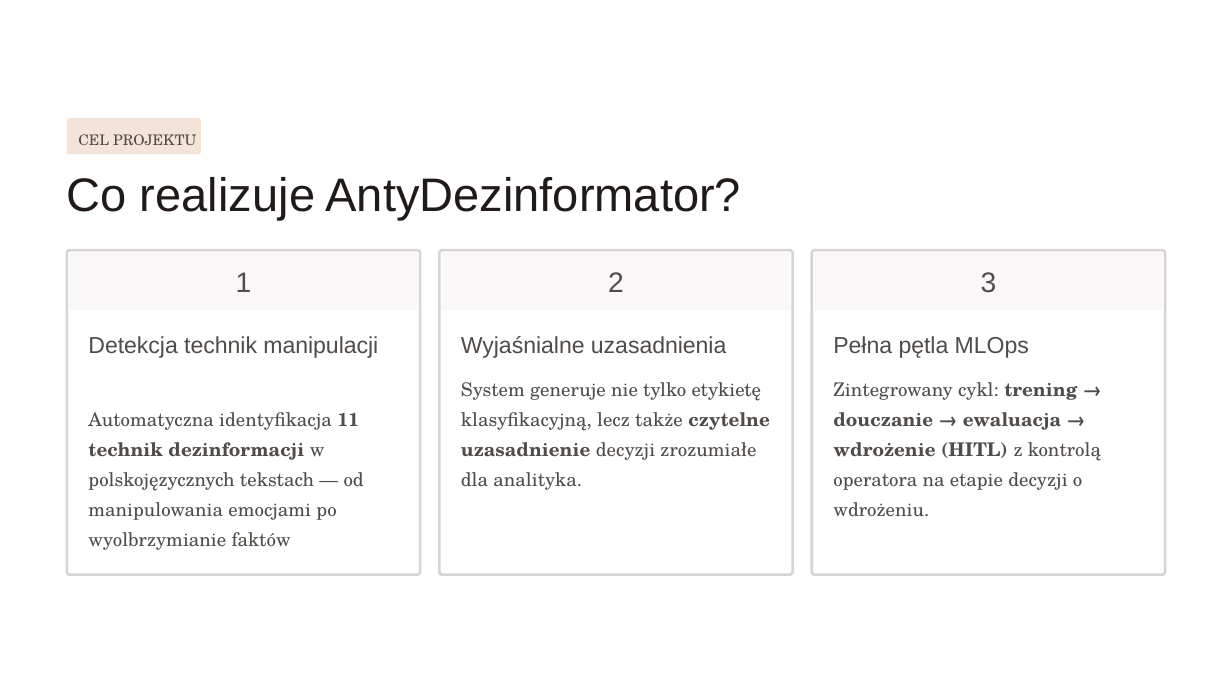
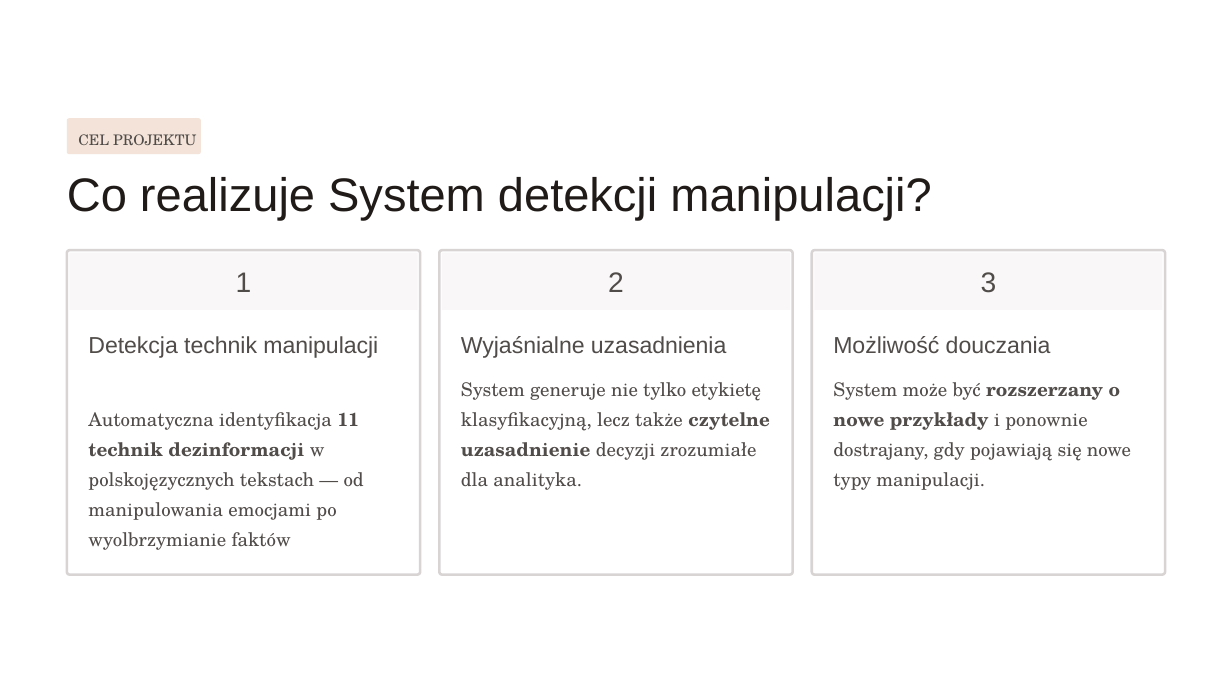
Before and after one commit to vp-1591/projekt-inzynierski, a slide deck: slide 3 of documentation/Projekt_43995.pptx (slide 2 before the commit). Drawn at 1232x693 pixels with LibreOffice and Linux fonts; fonts in the diff are those of the drawing. Boxes give left, top, right and bottom in pixels: in the first picture for what was removed or moved away, otherwise in the second. Text is boxed around its words. In the diff, an @@ line names an element or a change of style, - is before the commit and + after.

```diff
--- a/documentation/Projekt_43995.pptx
+++ b/documentation/Projekt_43995.pptx
@@ text at bbox=[67, 177, 931, 221]: text changed @@
-Co realizuje AntyDezinformator?
+Co realizuje System detekcji manipulacji?
@@ text at bbox=[833, 336, 1051, 353]: text changed @@
-Pełna pętla MLOps
+Możliwość douczania
@@ text at bbox=[833, 382, 1131, 490]: text changed @@
-Zintegrowany cykl: trening → douczanie → ewaluacja → wdrożenie (HITL) z kontrolą operatora na etapie decyzji o wdrożeniu.
+System może być rozszerzany o nowe przykłady i ponownie dostrajany, gdy pojawiają się nowe typy manipulacji.
```
Also in this commit, not shown: 5 other slides changed, 1 slide added, 4 other files.
